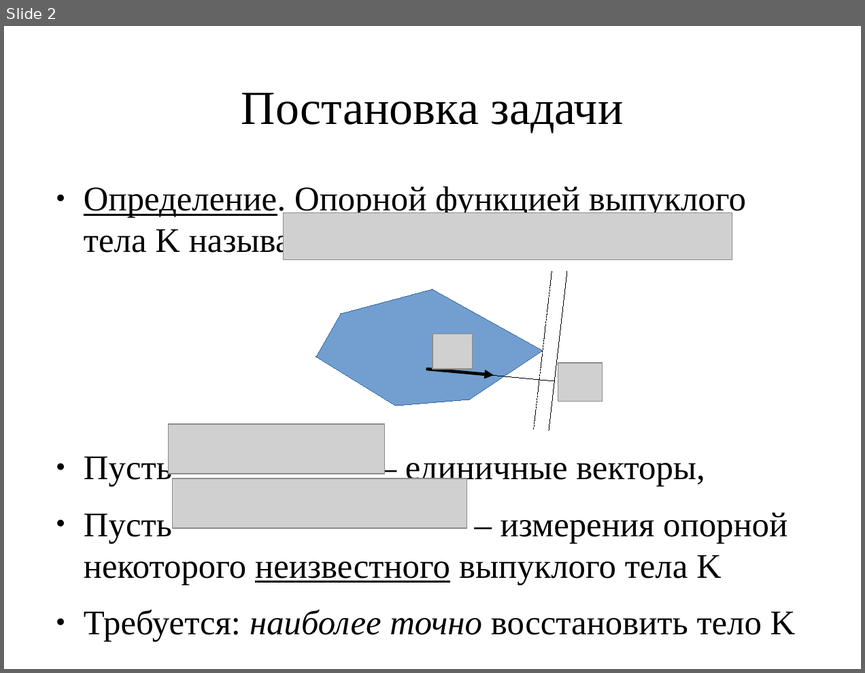
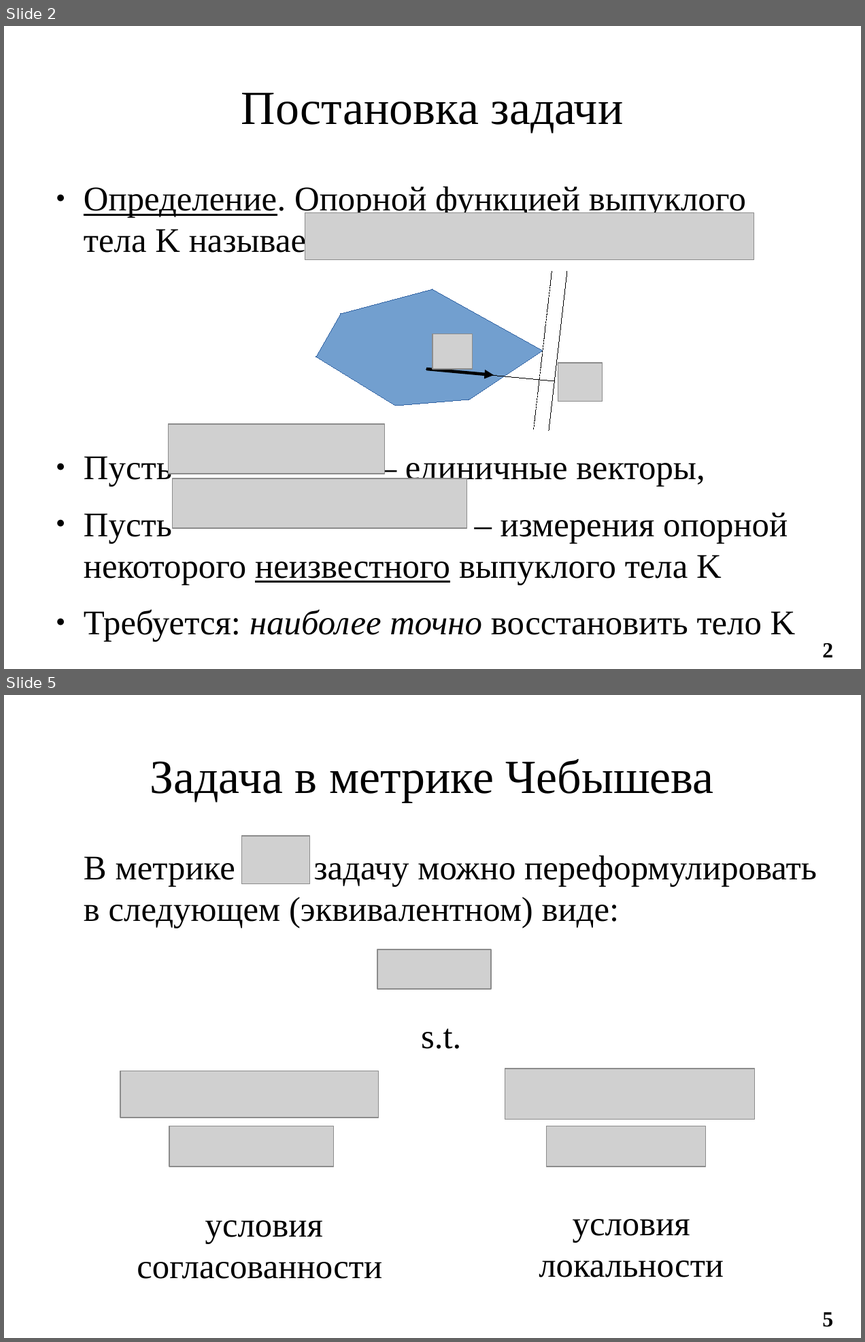
Before and after one commit to ilya-palachev/polyhedra-correction-library, a slide deck: Documentation/i.palachev/Thesis/LomonosovReadings2017/presentation-palachev.odp. Shown one above the other, each under a label of ours: slide 2 before the commit, slides 2 and 5 after it; the slides between them are not shown. The pictures are 865x673 and 865x1342 pixels, drawn with LibreOffice and Linux fonts; fonts in the diff are those of the drawing; grey boxes stand for pictures. Boxes give left, top, right and bottom in pixels: in the first picture for what was removed or moved away, otherwise in the second. Text is boxed around its words. In the diff, an @@ line names an element or a change of style, - is before the commit and + after.

```diff
--- a/Documentation/i.palachev/Thesis/LomonosovReadings2017/presentation-palachev.odp
+++ b/Documentation/i.palachev/Thesis/LomonosovReadings2017/presentation-palachev.odp
@@ slide 5 added at (4,695,861,1338), background #FFFFFF @@
@@ title added at (150,759,713,802), 44 pt, text #000000 @@
+Задача в метрике Чебышева
@@ picture added at (242,836,310,884) @@
@@ text added at (84,855,817,928), 32 pt, text #000000 @@
+В метрике задачу можно переформулировать в следующем (эквивалентном) виде:
@@ picture added at (377,949,491,989) @@
@@ text added at (421,1028,461,1049), 32 pt, text #000000 @@
+s.t.
@@ picture added at (121,1070,379,1117) @@
@@ picture added at (505,1068,755,1119) @@
@@ picture added at (170,1125,334,1166) @@
@@ picture added at (547,1125,705,1166) @@
@@ text added at (137,1220,382,1278), 32 pt, text #000000 @@
+условия согласованности
@@ text added at (538,1219,723,1277), 32 pt, text #000000 @@
+условия локальности
@@ page number added at (822,1312,833,1327), 20 pt, text #000000, bold @@
+5
@@ slide 2 changed as well @@
@@ picture: place and size @@
-picture at (283,212,732,259)
+picture at (305,212,754,259)
@@ page number added at (822,643,833,657), 20 pt, text #000000, bold @@
+2
```
Also in this commit, not shown: 1 other slide changed, 7 other slides added, 1 slide removed.
